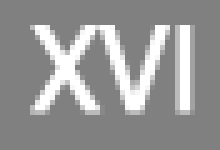
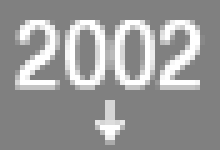
Layered file, before and after one edit (220×150). Changes by layer:
renamed "1925" to "2002", showed it, painted on it over [left=15, top=20, right=205, bottom=120]
added layer "￬" above "MMII" over [left=95, top=100, right=125, bottom=145]
renamed "XVI" to "MMII", hid it, painted on it over [left=15, top=20, right=200, bottom=115]
